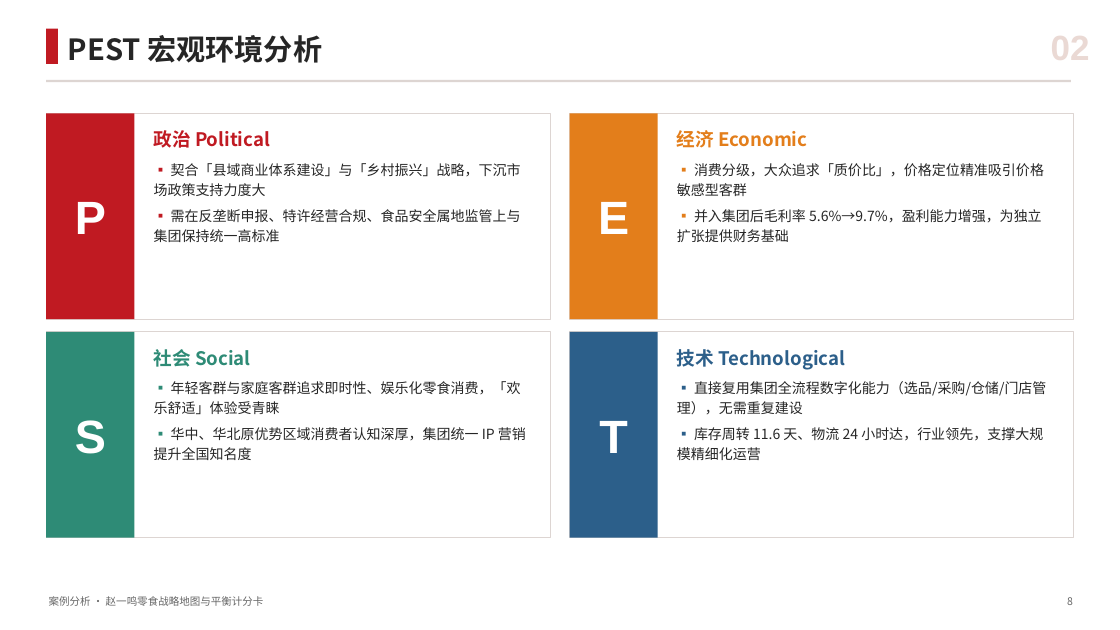
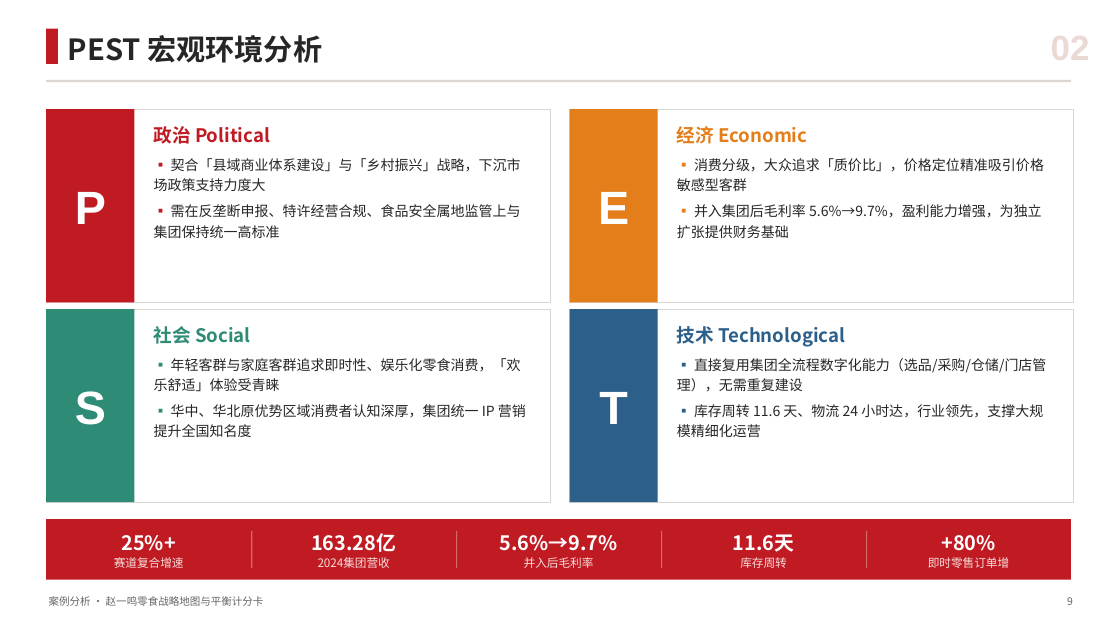
Before and after one commit to xian1132/vedic-astro-skills, a slide deck: slide 9 of case-study-zhaoyiming/赵一鸣零食_战略地图案例分析.pptx (slide 8 before the commit). Drawn at 1120x630 pixels with LibreOffice and Linux fonts; fonts in the diff are those of the drawing. Boxes give left, top, right and bottom in pixels: in the first picture for what was removed or moved away, otherwise in the second. Text is boxed around its words. In the diff, an @@ line names an element or a change of style, - is before the commit and + after.

```diff
--- a/case-study-zhaoyiming/赵一鸣零食_战略地图案例分析.pptx
+++ b/case-study-zhaoyiming/赵一鸣零食_战略地图案例分析.pptx
@@ text "P": place and size @@
-text "P" at [75, 202, 106, 234]
+text "P" at [75, 192, 106, 224]
@@ rectangle: place and size @@
-rectangle at [46, 113, 550, 319]
+rectangle at [46, 109, 550, 302]
@@ rectangle: place and size @@
-rectangle at [46, 113, 134, 319]
+rectangle at [46, 109, 134, 302]
@@ text "E": place and size @@
-text "E" at [598, 202, 629, 234]
+text "E" at [598, 192, 629, 224]
@@ rectangle: place and size @@
-rectangle at [570, 113, 1074, 319]
+rectangle at [570, 109, 1074, 302]
@@ rectangle: place and size @@
-rectangle at [570, 113, 658, 319]
+rectangle at [570, 109, 658, 302]
@@ text "政治 Political": place and size @@
-text "政治 Political" at [154, 130, 521, 242]
+text "政治 Political" at [154, 126, 521, 238]
@@ text "经济 Economic": place and size @@
-text "经济 Economic" at [677, 130, 1044, 242]
+text "经济 Economic" at [677, 126, 1044, 238]
@@ text "S": place and size @@
-text "S" at [75, 420, 106, 454]
+text "S" at [75, 391, 106, 425]
@@ rectangle: place and size @@
-rectangle at [46, 332, 550, 538]
+rectangle at [46, 309, 550, 502]
@@ rectangle: place and size @@
-rectangle at [46, 332, 134, 538]
+rectangle at [46, 309, 134, 502]
@@ text "社会 Social": place and size @@
-text "社会 Social" at [154, 349, 526, 460]
+text "社会 Social" at [154, 326, 526, 437]
@@ text "T": place and size @@
-text "T" at [599, 421, 627, 453]
+text "T" at [599, 392, 627, 424]
@@ rectangle: place and size @@
-rectangle at [570, 332, 1074, 538]
+rectangle at [570, 309, 1074, 502]
@@ rectangle: place and size @@
-rectangle at [570, 332, 658, 538]
+rectangle at [570, 309, 658, 502]
@@ text "技术 Technological": place and size @@
-text "技术 Technological" at [677, 349, 1046, 460]
+text "技术 Technological" at [677, 326, 1046, 437]
@@ rectangle added at [46, 519, 1071, 580], fill #C01A22 @@
@@ text added at [114, 535, 184, 568], 10 pt, text #F7DDDA @@
+25%+
+赛道复合增速
@@ rectangle added at [251, 531, 252, 568], fill #D86A66 @@
@@ text added at [311, 533, 396, 568], 10 pt, text #F7DDDA @@
+163.28亿
+2024集团营收
@@ rectangle added at [456, 531, 457, 568], fill #D86A66 @@
@@ text added at [500, 535, 618, 568], 17 pt, text #FFFFFF, bold @@
+5.6%→9.7%
+并入后毛利率
@@ rectangle added at [661, 531, 662, 568], fill #D86A66 @@
@@ text added at [733, 534, 794, 568], 17 pt, text #FFFFFF, bold @@
+11.6天
+库存周转
@@ rectangle added at [866, 531, 867, 568], fill #D86A66 @@
@@ text added at [928, 535, 1009, 568], 10 pt, text #F7DDDA @@
++80%
+即时零售订单增
```
Also in this commit, not shown: 21 other slides changed, 4 slides added, 3 other files.
